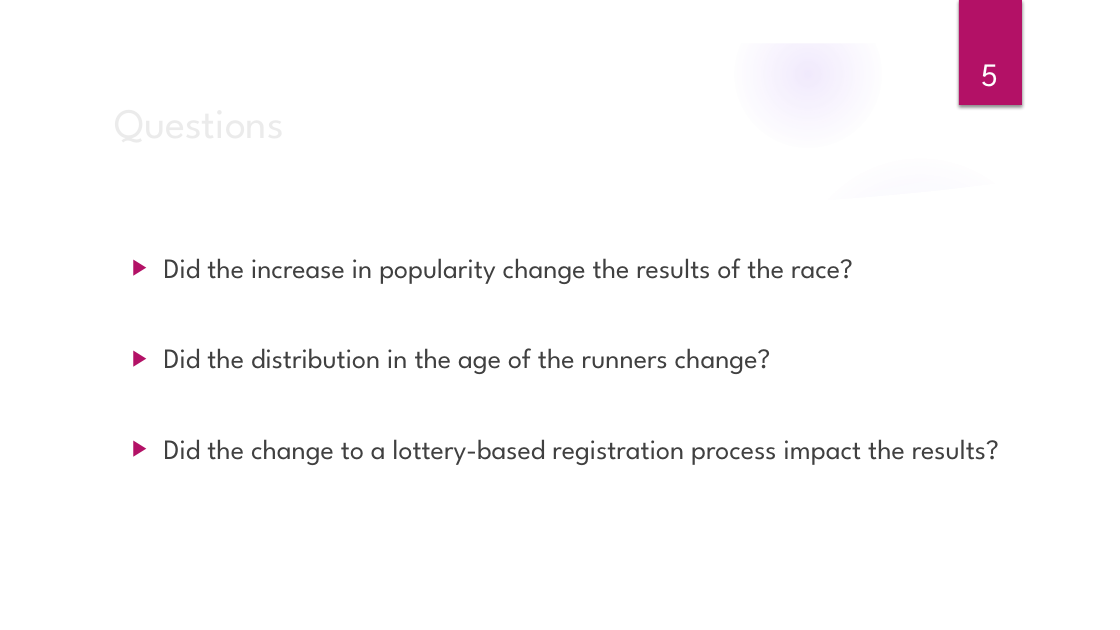
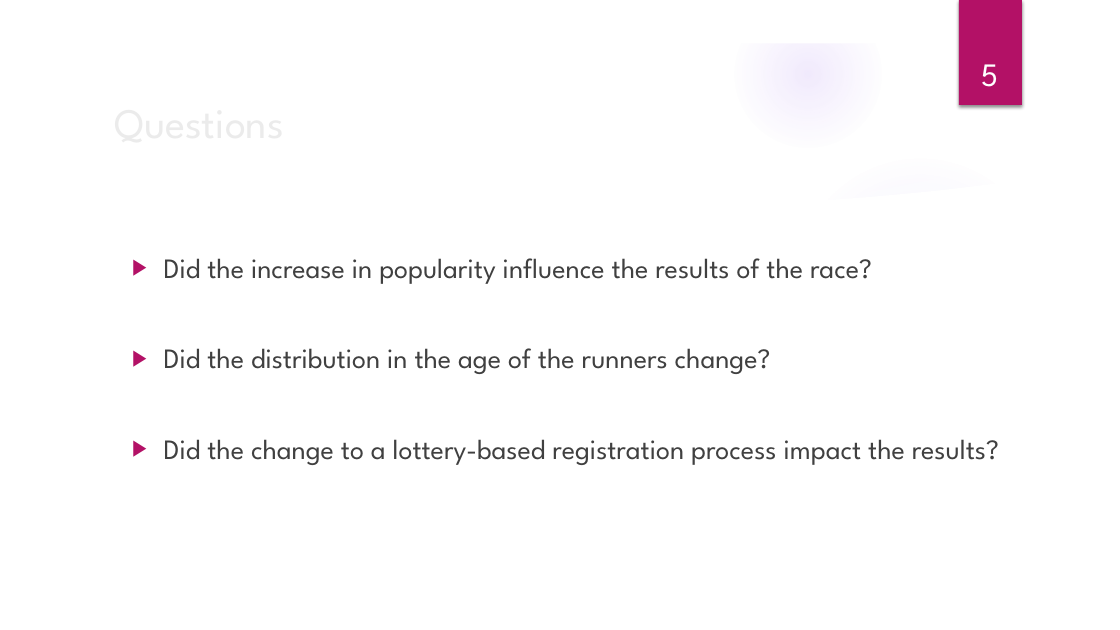
Before and after one commit to elkinst65/QTW_08, a slide deck: slide 5 of infographic.pptx. Drawn at 1120x630 pixels with LibreOffice and Linux fonts; fonts in the diff are those of the drawing; background and template pictures are left out. Boxes give left, top, right and bottom in pixels: in the first picture for what was removed or moved away, otherwise in the second. Text is boxed around its words. In the diff, an @@ line names an element or a change of style, - is before the commit and + after.

```diff
--- a/infographic.pptx
+++ b/infographic.pptx
@@ text at box(164, 258, 872, 284): text changed @@
-▶ Did the increase in popularity change the results of the race?
+▶ Did the increase in popularity influence the results of the race?
```
Also in this commit, not shown: 5 other slides changed.
